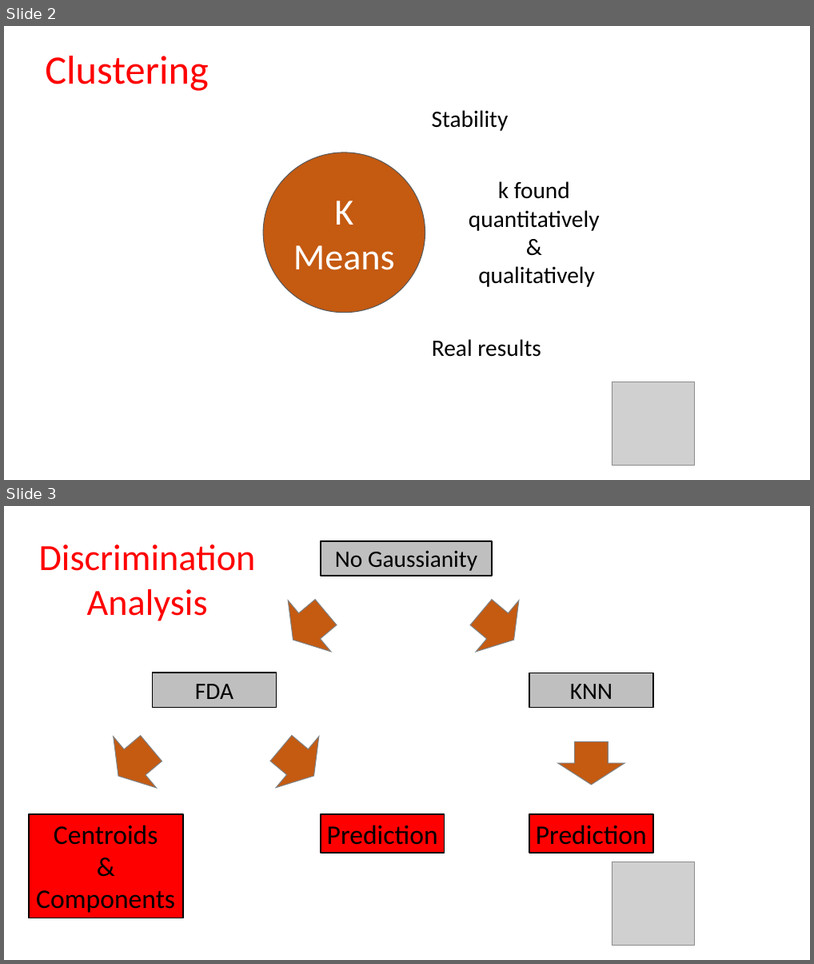
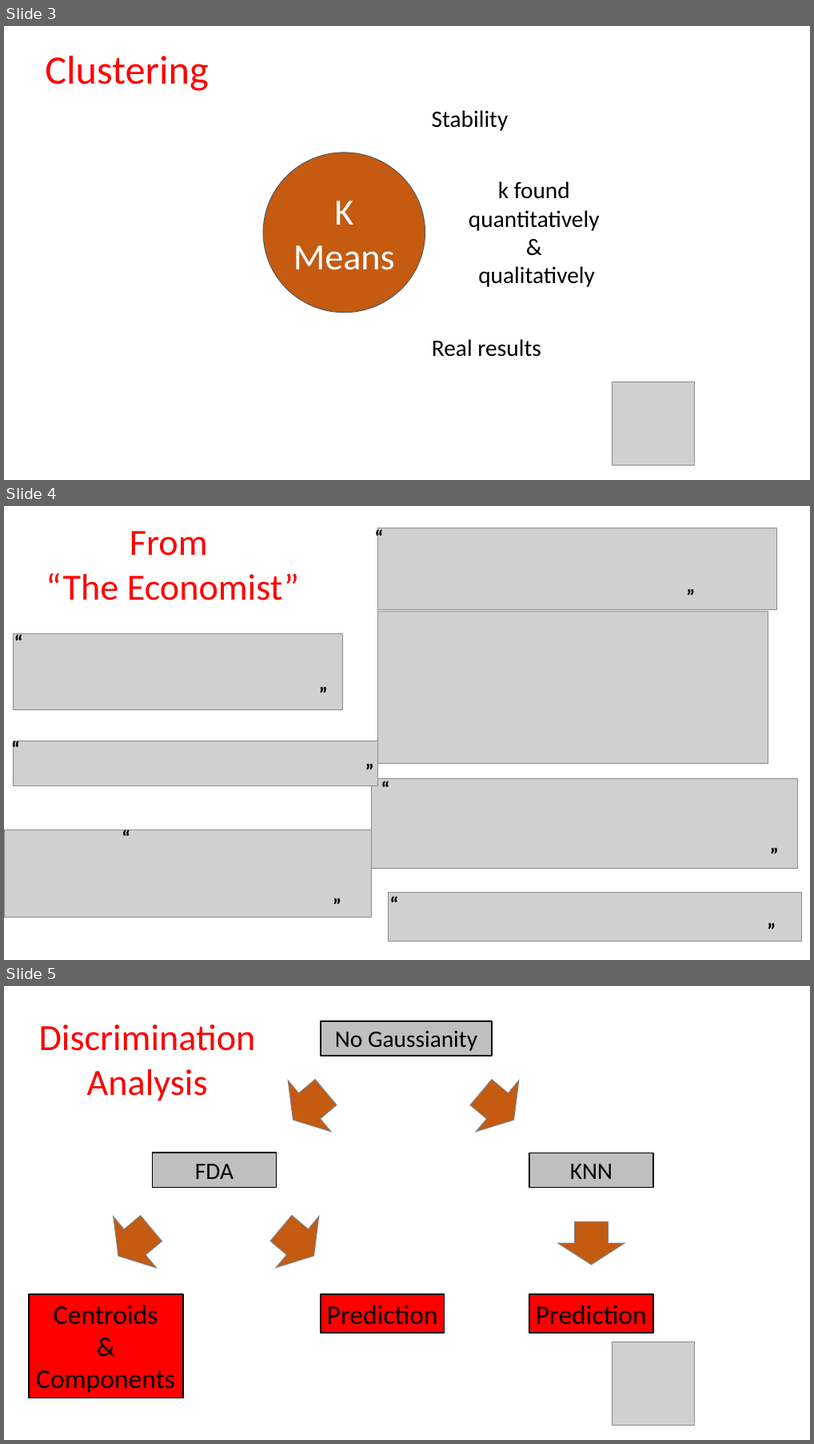
Before and after one commit to skiamu/StatApp_test, a slide deck: AAA-Final presentation/PresentazioneMowy.pptx. Shown one above the other, each under a label of ours: slides 2 and 3 before the commit, slides 3, 4 and 5 after it. The pictures are 814x964 and 814x1444 pixels, drawn with LibreOffice and Linux fonts; fonts in the diff are those of the drawing; grey boxes stand for pictures. Boxes give left, top, right and bottom in pixels: in the first picture for what was removed or moved away, otherwise in the second. Text is boxed around its words. In the diff, an @@ line names an element or a change of style, - is before the commit and + after.

```diff
--- a/AAA-Final presentation/PresentazioneMowy.pptx
+++ b/AAA-Final presentation/PresentazioneMowy.pptx
@@ slide 4 added at box(4, 506, 810, 960), background #FFFFFF @@
@@ text added at box(369, 522, 390, 552), 24 pt, text #000000, bold @@
+“
@@ picture added at box(378, 528, 777, 610) @@
@@ text added at box(46, 531, 299, 600), 44 pt, text #FF0000 @@
+From
+“The Economist”
@@ text added at box(681, 580, 702, 611), 24 pt, text #000000, bold @@
+”
@@ picture added at box(378, 612, 769, 763) @@
@@ text added at box(8, 627, 30, 657), 24 pt, text #000000, bold @@
+“
@@ picture added at box(13, 634, 342, 709) @@
@@ text added at box(313, 679, 334, 708), 24 pt, text #000000, bold @@
+”
@@ text added at box(6, 733, 26, 764), 24 pt, text #000000, bold @@
+“
@@ picture added at box(13, 740, 378, 785) @@
@@ text added at box(360, 756, 381, 786), 24 pt, text #000000, bold @@
+”
@@ picture added at box(372, 778, 798, 868) @@
@@ text added at box(375, 772, 397, 803), 24 pt, text #000000, bold @@
+“
@@ picture added at box(4, 830, 372, 916) @@
@@ text added at box(116, 822, 137, 852), 24 pt, text #000000, bold @@
+“
@@ text added at box(765, 840, 786, 869), 24 pt, text #000000, bold @@
+”
@@ text added at box(327, 889, 348, 920), 24 pt, text #000000, bold @@
+”
@@ text added at box(385, 888, 406, 919), 24 pt, text #000000, bold @@
+“
@@ picture added at box(388, 892, 802, 941) @@
@@ text added at box(762, 914, 783, 944), 24 pt, text #000000, bold @@
+”
@@ what was slide 2 is now slide 3 @@
@@ what was slide 3 is now slide 5 @@
```
Also in this commit, not shown: 1 other slide added, 1 other file.
